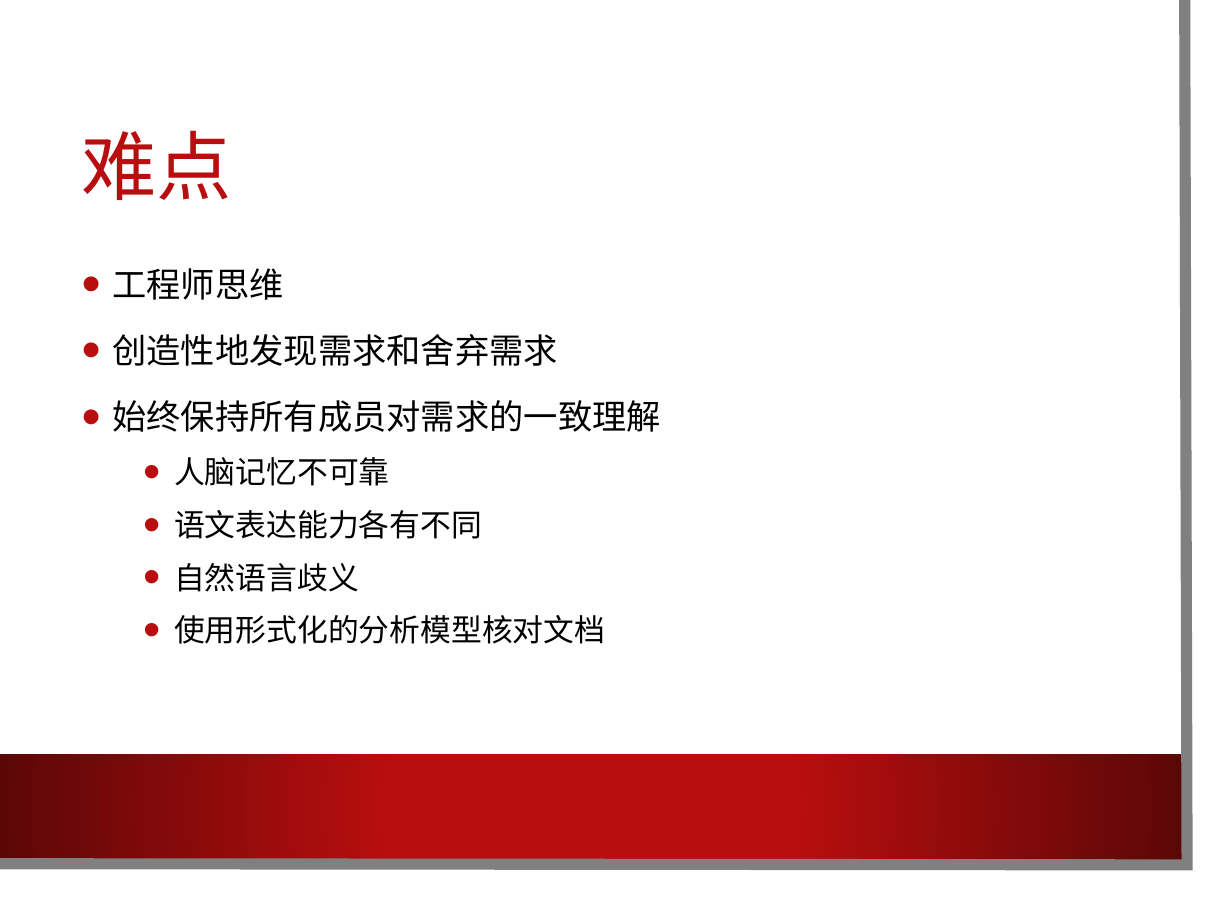
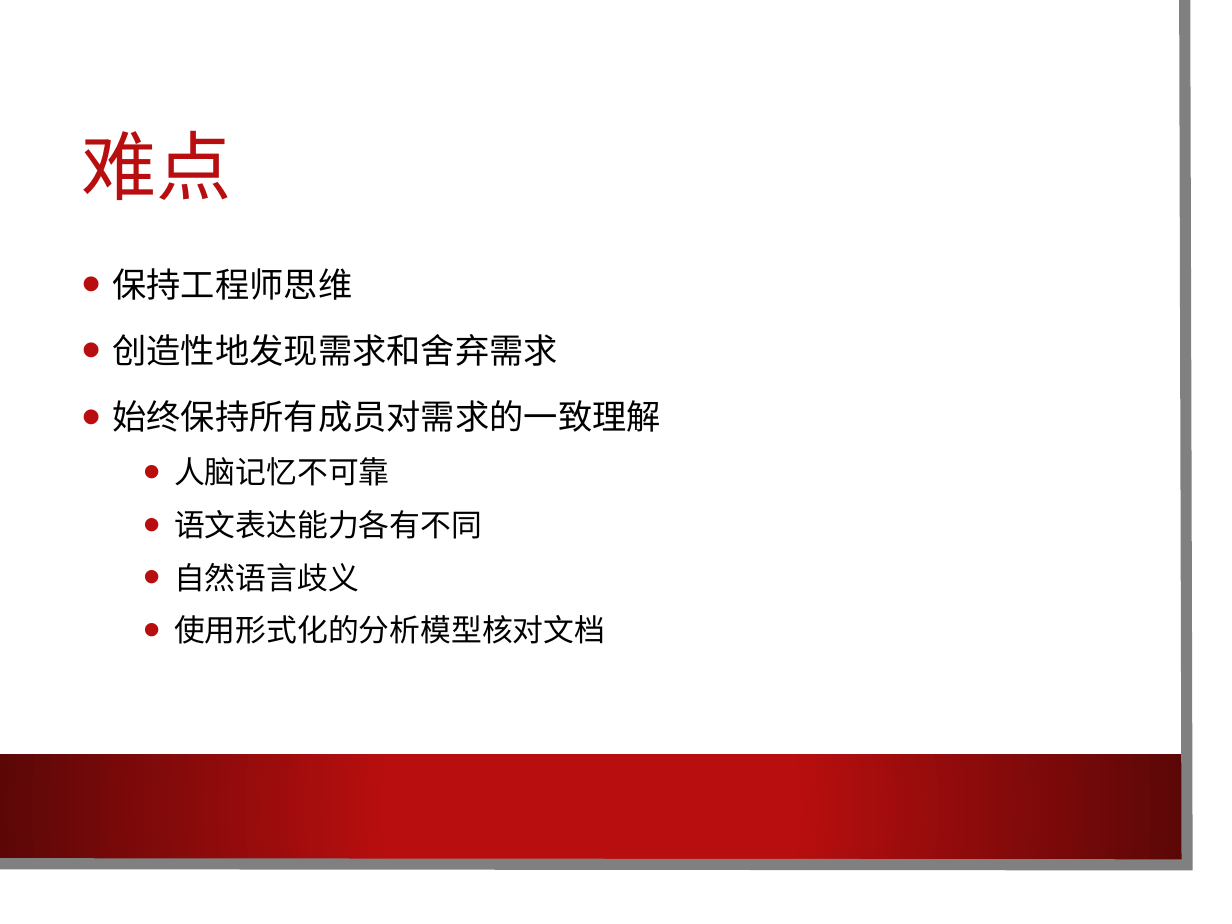
Before and after one commit to cylong1016/Requirements, a slide deck: slide 30 of 演讲ppt.pptx. Drawn at 1232x924 pixels with LibreOffice and Linux fonts; fonts in the diff are those of the drawing; background and template pictures are left out. Boxes give left, top, right and bottom in pixels: in the first picture for what was removed or moved away, otherwise in the second. Text is boxed around its words. In the diff, an @@ line names an element or a change of style, - is before the commit and + after.

```diff
--- a/演讲ppt.pptx
+++ b/演讲ppt.pptx
@@ text at <box>112,268,352,300</box>: text changed @@
-• 工程师思维
+• 保持工程师思维
```
Also in this commit, not shown: 2 other slides changed, 3 other files.
